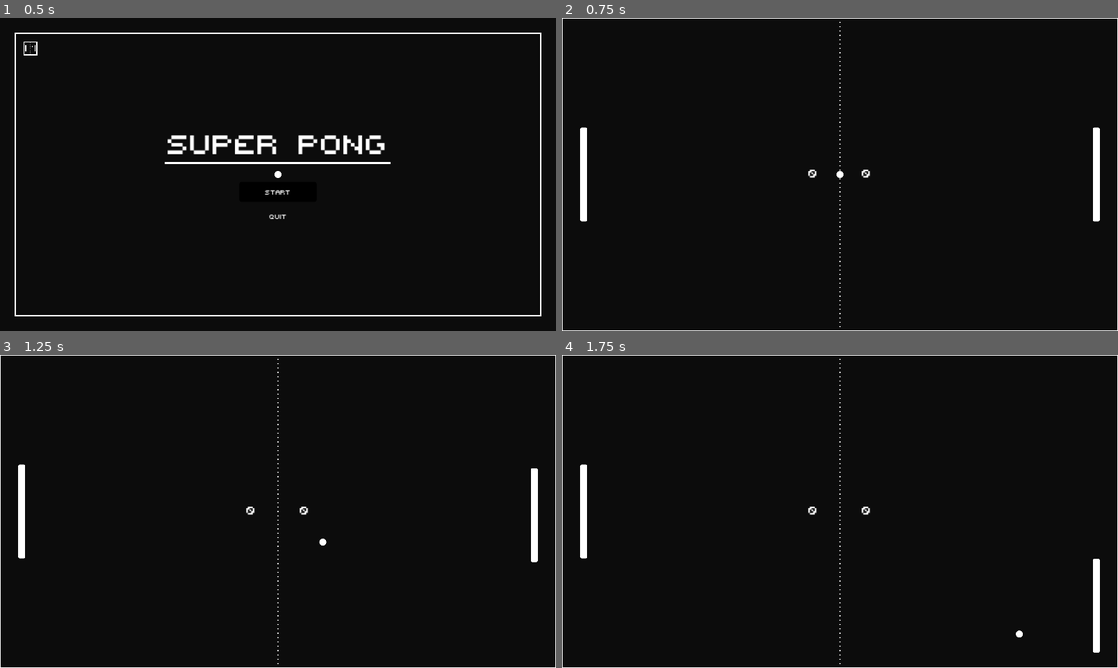
Above: before the commit, frames 1-4 (two rows, left to right).
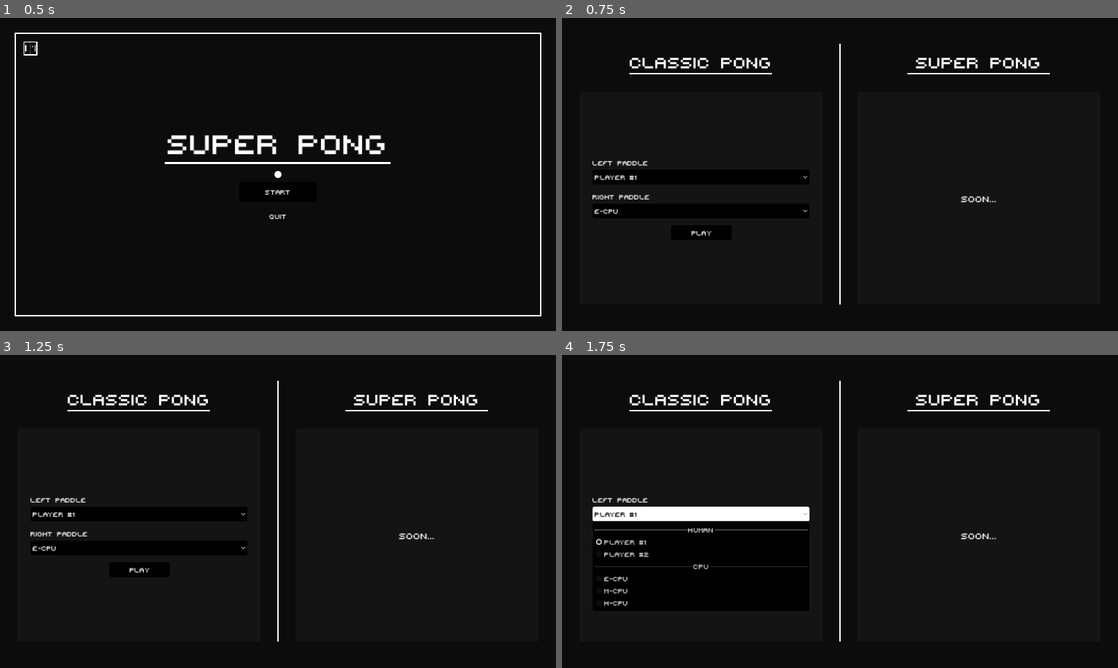
Above: after the commit, the same moments.

Repository: IamFastre/super-pong
Game: Godot game, scene res://scenes/levels/main_menu.tscn
Same seed, same stepped clock (60 frames per second), same inputs: the game is played once before the commit and once after it.
Inputs (mouse positions are in pixels of both pictures, inside the frame that each line leads up to):
- Up to frame 1 (0.5 s): no input
- Up to frame 2 (0.75 s): click "Start" at 0.5 s
- Up to frame 3 (1.25 s): no input
- Up to frame 4 (1.75 s): click (701, 514) at 1.25 s, where only the run after the commit has a clickable "Player #1"

Frame 1 is identical in both runs. In frame 2, 3.3% of the frame differs, in the area x 0-100%, y 0-100%; in frame 3, 3.3%; in frame 4, 5.3%.

Commit message:
mode selector menu

Diff:
--- a/resources/cpu_easy.tres
+++ b/resources/cpu_easy.tres
@@ -5,4 +5,6 @@
 [resource]
 script = ExtResource("1_3478u")
 name = "E-CPU"
+is_human = false
+id = 0
 difficulty = 1
--- a/scenes/levels/main_menu.tscn
+++ b/scenes/levels/main_menu.tscn
@@ -1,9 +1,9 @@
-[gd_scene load_steps=8 format=3 uid="uid://dtb3npgdaqjd0"]
+[gd_scene load_steps=8 format=3 uid="uid://bhih20nh0hw2a"]
 
 [ext_resource type="Script" path="res://scenes/levels/scripts/main_menu.gd" id="1_e3ahr"]
-[ext_resource type="FontFile" uid="uid://b5sue0dl0b1fx" path="res://assets/fonts/PIXY.ttf" id="1_h3yb7"]
 [ext_resource type="PackedScene" uid="uid://cbyt41bw88jin" path="res://scenes/ball.tscn" id="2_xjwow"]
 [ext_resource type="PackedScene" uid="uid://dvb1h8bxlrwhn" path="res://scenes/wall.tscn" id="3_77xda"]
+[ext_resource type="Theme" uid="uid://6okv6pwxtji0" path="res://ui/themes/main.tres" id="4_qoxsg"]
 [ext_resource type="PackedScene" uid="uid://d3g5bwy2mslin" path="res://ui/sp_button.tscn" id="5_8bsmr"]
 [ext_resource type="Texture2D" uid="uid://b3hxlcenmpw17" path="res://ui/assets/fullscreen.png" id="5_ui13h"]
 
@@ -53,7 +53,7 @@
 offset_bottom = 45.88
 grow_horizontal = 2
 grow_vertical = 2
-theme_override_fonts/font = ExtResource("1_h3yb7")
+theme = ExtResource("4_qoxsg")
 theme_override_font_sizes/font_size = 88
 text = "SUPER PONG"
 horizontal_alignment = 1
--- /dev/null
+++ b/scenes/levels/mode_selector.tscn
@@ -0,0 +1,231 @@
+[gd_scene load_steps=11 format=3 uid="uid://ofsvc163sub"]
+
+[ext_resource type="Script" path="res://scenes/levels/scripts/mode_selector.gd" id="1_nrs7d"]
+[ext_resource type="PackedScene" uid="uid://dltch8mu6bqjt" path="res://scenes/levels/classic_game.tscn" id="2_335go"]
+[ext_resource type="Theme" uid="uid://6okv6pwxtji0" path="res://ui/themes/main.tres" id="2_cynth"]
+[ext_resource type="Script" path="res://resources/scripts/player_info.gd" id="2_mia73"]
+[ext_resource type="Resource" uid="uid://dqeana3x1moju" path="res://resources/human_p1.tres" id="3_i2quq"]
+[ext_resource type="Resource" uid="uid://dco0lfefh4by6" path="res://resources/human_p2.tres" id="4_fq63y"]
+[ext_resource type="Resource" uid="uid://ps6ymvpsma85" path="res://resources/cpu_easy.tres" id="5_p0p7i"]
+[ext_resource type="Resource" uid="uid://dbskre3v64m5" path="res://resources/cpu_medium.tres" id="6_2yf2p"]
+[ext_resource type="Resource" uid="uid://bh6pjt4b1kjr2" path="res://resources/cpu_hard.tres" id="7_juk2u"]
+[ext_resource type="PackedScene" uid="uid://d3g5bwy2mslin" path="res://ui/sp_button.tscn" id="9_w075v"]
+
+[node name="Menu" type="Node" node_paths=PackedStringArray("classic_left_options", "classic_right_options")]
+script = ExtResource("1_nrs7d")
+classic_packed_scene = ExtResource("2_335go")
+classic_players_infos = Array[ExtResource("2_mia73")]([ExtResource("3_i2quq"), ExtResource("4_fq63y"), ExtResource("5_p0p7i"), ExtResource("6_2yf2p"), ExtResource("7_juk2u")])
+classic_left_options = NodePath("ModeSelector/Classic/Body/Content/Body/LeftOptions")
+classic_right_options = NodePath("ModeSelector/Classic/Body/Content/Body/RightOptions")
+
+[node name="ModeSelector" type="Control" parent="."]
+layout_mode = 3
+anchors_preset = 0
+offset_right = 1280.0
+offset_bottom = 720.0
+theme = ExtResource("2_cynth")
+
+[node name="Classic" type="Control" parent="ModeSelector"]
+layout_mode = 1
+anchor_left = 0.25
+anchor_top = 0.5
+anchor_right = 0.25
+anchor_bottom = 0.5
+offset_left = -320.0
+offset_top = -300.0
+offset_right = 320.0
+offset_bottom = 300.0
+
+[node name="Title" type="Label" parent="ModeSelector/Classic"]
+layout_mode = 1
+anchors_preset = -1
+anchor_left = 0.5
+anchor_top = 0.067
+anchor_right = 0.5
+anchor_bottom = 0.067
+offset_left = -164.0
+offset_top = -26.5761
+offset_right = 164.0
+offset_bottom = 26.4239
+grow_horizontal = 2
+theme_override_font_sizes/font_size = 50
+text = "Classic Pong"
+horizontal_alignment = 1
+
+[node name="Underline" type="ColorRect" parent="ModeSelector/Classic/Title"]
+layout_mode = 1
+anchors_preset = -1
+anchor_left = 0.5
+anchor_top = 1.0
+anchor_right = 0.5
+anchor_bottom = 1.0
+offset_left = -164.0
+offset_top = -2.0
+offset_right = 164.0
+offset_bottom = 2.0
+grow_horizontal = 2
+grow_vertical = 0
+
+[node name="Body" type="Panel" parent="ModeSelector/Classic"]
+layout_mode = 1
+anchors_preset = -1
+anchor_left = 0.5
+anchor_top = 0.592
+anchor_right = 0.5
+anchor_bottom = 0.592
+offset_left = -280.0
+offset_top = -245.2
+offset_right = 280.0
+offset_bottom = 244.8
+grow_horizontal = 2
+grow_vertical = 2
+
+[node name="Content" type="Control" parent="ModeSelector/Classic/Body"]
+layout_mode = 1
+anchors_preset = 8
+anchor_left = 0.5
+anchor_top = 0.5
+anchor_right = 0.5
+anchor_bottom = 0.5
+offset_left = -250.0
+offset_top = -94.0
+offset_right = 250.0
+offset_bottom = 94.0
+grow_horizontal = 2
+grow_vertical = 2
+
+[node name="Body" type="VBoxContainer" parent="ModeSelector/Classic/Body/Content"]
+layout_mode = 1
+anchors_preset = -1
+anchor_left = 0.5
+anchor_top = 0.351
+anchor_right = 0.5
+anchor_bottom = 0.351
+offset_left = -250.0
+offset_top = -65.988
+offset_right = 250.0
+offset_bottom = 66.012
+
+[node name="LeftTitle" type="Label" parent="ModeSelector/Classic/Body/Content/Body"]
+layout_mode = 2
+text = "Left Paddle"
+
+[node name="LeftOptions" type="OptionButton" parent="ModeSelector/Classic/Body/Content/Body"]
+layout_mode = 2
+size_flags_horizontal = 3
+
+[node name="EMPTY1" type="Control" parent="ModeSelector/Classic/Body/Content/Body"]
+layout_mode = 2
+
+[node name="Separator1" type="HSeparator" parent="ModeSelector/Classic/Body/Content/Body"]
+layout_mode = 2
+
+[node name="RightTitle" type="Label" parent="ModeSelector/Classic/Body/Content/Body"]
+custom_minimum_size = Vector2(175, 0)
+layout_mode = 2
+text = "Right Paddle"
+
+[node name="RightOptions" type="OptionButton" parent="ModeSelector/Classic/Body/Content/Body"]
+layout_mode = 2
+size_flags_horizontal = 3
+
+[node name="SPButton" parent="ModeSelector/Classic/Body/Content" instance=ExtResource("9_w075v")]
+layout_mode = 1
+anchors_preset = -1
+anchor_left = 0.502
+anchor_top = 0.915
+anchor_right = 0.502
+anchor_bottom = 0.915
+offset_left = -70.0
+offset_top = -16.02
+offset_right = 70.0
+offset_bottom = 15.98
+text = "Play"
+
+[node name="Separator" type="ColorRect" parent="ModeSelector"]
+layout_mode = 1
+anchors_preset = -1
+anchor_left = 0.5
+anchor_top = 0.5
+anchor_right = 0.502
+anchor_bottom = 0.5
+offset_left = -2.0
+offset_top = -300.0
+offset_right = -0.560059
+offset_bottom = 300.0
+grow_horizontal = 2
+grow_vertical = 2
+
+[node name="Super" type="Control" parent="ModeSelector"]
+layout_mode = 1
+anchor_left = 0.75
+anchor_top = 0.5
+anchor_right = 0.75
+anchor_bottom = 0.5
+offset_left = -320.0
+offset_top = -300.0
+offset_right = 320.0
+offset_bottom = 300.0
+
+[node name="Title" type="Label" parent="ModeSelector/Super"]
+layout_mode = 1
+anchors_preset = -1
+anchor_left = 0.5
+anchor_top = 0.067
+anchor_right = 0.5
+anchor_bottom = 0.067
+offset_left = -164.0
+offset_top = -26.5761
+offset_right = 164.0
+offset_bottom = 26.4239
+grow_horizontal = 2
+theme_override_font_sizes/font_size = 50
+text = "Super Pong"
+horizontal_alignment = 1
+
+[node name="Underline" type="ColorRect" parent="ModeSelector/Super/Title"]
+layout_mode = 1
+anchors_preset = -1
+anchor_left = 0.5
+anchor_top = 1.0
+anchor_right = 0.5
+anchor_bottom = 1.0
+offset_left = -164.0
+offset_top = -2.0
+offset_right = 164.0
+offset_bottom = 2.0
+grow_horizontal = 2
+grow_vertical = 0
+
+[node name="Body" type="Panel" parent="ModeSelector/Super"]
+layout_mode = 1
+anchors_preset = -1
+anchor_left = 0.5
+anchor_top = 0.592
+anchor_right = 0.5
+anchor_bottom = 0.592
+offset_left = -280.0
+offset_top = -245.2
+offset_right = 280.0
+offset_bottom = 244.8
+grow_horizontal = 2
+grow_vertical = 2
+
+[node name="SoonText" type="Label" parent="ModeSelector/Super/Body"]
+layout_mode = 1
+anchors_preset = 8
+anchor_left = 0.5
+anchor_top = 0.5
+anchor_right = 0.5
+anchor_bottom = 0.5
+offset_left = -41.0
+offset_top = -15.0
+offset_right = 41.0
+offset_bottom = 15.0
+grow_horizontal = 2
+grow_vertical = 2
+theme_override_font_sizes/font_size = 28
+text = "SOON..."
+horizontal_alignment = 1
+
+[connection signal="pressed" from="ModeSelector/Classic/Body/Content/SPButton" to="." method="_on_play_pressed"]
--- a/scenes/levels/scripts/main_menu.gd
+++ b/scenes/levels/scripts/main_menu.gd
@@ -12,7 +12,7 @@
 		expand_button.icon = expand_icon_on
 
 func _on_start_pressed() -> void:
-	SceneManager.switch(SceneManager.Scene.ClassicGame)
+	SceneManager.switch(SceneManager.Scene.ModeSelector)
 
 func _on_quit_pressed() -> void:
 	Game.quit()
--- /dev/null
+++ b/scenes/levels/scripts/mode_selector.gd
@@ -0,0 +1,48 @@
+extends Node
+
+@export_group("Classic", "classic_")
+@export var classic_packed_scene:PackedScene
+@export var classic_players_infos:Array[PlayerInfo] = []
+@export var classic_left_options: OptionButton
+@export var classic_right_options: OptionButton
+
+@onready var players_options := classic_players_infos
+
+#=====================================================================#
+
+func add_separator(label:String) -> void:
+	classic_left_options.add_separator(label)
+	classic_right_options.add_separator(label)
+
+func add_item(label:String) -> void:
+	classic_left_options.add_item(label)
+	classic_right_options.add_item(label)
+
+func get_selected(button:OptionButton) -> PlayerInfo:
+	var text := button.get_item_text(button.selected)
+	return players_options.filter(func(info:PlayerInfo): return info.name == text)[0]
+
+#=====================================================================#
+
+func _on_play_pressed() -> void:
+	var game := classic_packed_scene.instantiate() as GameManagerNode
+	game.left_info = get_selected(classic_left_options)
+	game.right_info = get_selected(classic_right_options)
+	SceneManager.switch_to_node(game)
+
+#=====================================================================#
+
+func _ready() -> void:
+	var options_len := len(players_options)
+	for i in range(options_len):
+		var option := players_options[i]
+
+		# Rule #1 of control flow: don't trust and/or precedence
+		if (i == 0 and option.is_human) or (option.is_human and not players_options[i-1].is_human):
+			add_separator("Human")
+		elif (i == 0 and not option.is_human) or (not option.is_human and players_options[i-1].is_human):
+			add_separator("CPU")
+		add_item(option.name)
+
+	classic_left_options.select(1)
+	classic_right_options.select(options_len - 1)
--- a/scenes/scripts/ball.gd
+++ b/scenes/scripts/ball.gd
@@ -9,7 +9,7 @@
 	get: return speed_multiplier
 	set(value): speed_multiplier = clampf(value, speed_min, speed_max)
 @export var speed_hit_interval:int = 2
-@export var speed_step:float = 25
+@export var speed_acceleration_step:float = 25
 
 @onready var wait_timer:Timer = $WaitTime
 
@@ -35,7 +35,7 @@
 	if collider is PaddleNode:
 		hit_count += 1
 		if hit_count % speed_hit_interval == 0:
-			speed_multiplier += speed_step
+			speed_multiplier += speed_acceleration_step
 
 		var paddle := collider as PaddleNode
 		var rot_dir:float = 1 if direction.x == 0.0 else direction.x / abs(direction.x)
--- a/scripts/scene_manager.gd
+++ b/scripts/scene_manager.gd
@@ -2,32 +2,39 @@
 
 enum Scene {
 	MainMenu,
+	ModeSelector,
 	ClassicGame,
 	# SuperPong,
 }
 
-const MAIN_MENU:PackedScene    = preload("res://scenes/levels/main_menu.tscn")
-const CLASSIC_GAME:PackedScene = preload("res://scenes/levels/classic_game.tscn")
+const MAIN_MENU:PackedScene     = preload("res://scenes/levels/main_menu.tscn")
+const MODE_SELECTOR:PackedScene = preload("res://scenes/levels/mode_selector.tscn")
+const CLASSIC_GAME:PackedScene  = preload("res://scenes/levels/classic_game.tscn")
 
 var current:Node
+var history:Array[Scene] = []
 
 func switch(scene:Scene) -> void:
-	call_deferred("_deferred_switch", scene)
+	var s:PackedScene
+
+	match scene:
+		Scene.MainMenu:     s = MAIN_MENU
+		Scene.ModeSelector: s = MODE_SELECTOR
+		Scene.ClassicGame:  s = CLASSIC_GAME
+		_: assert(false, "Unknown scene id")
+
+	call_deferred("_deferred_switch_to_node", s.instantiate())
+	history.append(scene)
+
+func switch_to_node(scene:Node) -> void:
+	call_deferred("_deferred_switch_to_node", scene)
 
 #=====================================================================#
 
-func _deferred_switch(scene:Scene) -> void:
+func _deferred_switch_to_node(scene:Node) -> void:
 	if current:
 		current.free()
-
-	var s:PackedScene
-
-	match scene:
-		Scene.MainMenu:    s = MAIN_MENU
-		Scene.ClassicGame: s = CLASSIC_GAME
-		_: assert(false, "Unknown scene id")
-
-	current = s.instantiate()
+	current = scene
 
 	get_tree().root.add_child(current)
 	get_tree().current_scene = current
@@ -37,3 +44,4 @@
 func _ready() -> void:
 	var root = get_tree().root
 	current = root.get_child(root.get_child_count() - 1)
+	history.append(Scene.MainMenu)
--- a/ui/themes/main.tres
+++ b/ui/themes/main.tres
@@ -59,6 +59,20 @@
 corner_radius_bottom_right = 5
 corner_radius_bottom_left = 5
 
+[sub_resource type="StyleBoxFlat" id="StyleBoxFlat_j32b6"]
+bg_color = Color(0.0784314, 0.0784314, 0.0784314, 1)
+
+[sub_resource type="StyleBoxFlat" id="StyleBoxFlat_t6jlw"]
+content_margin_left = 5.0
+content_margin_top = 5.0
+content_margin_right = 5.0
+content_margin_bottom = 5.0
+bg_color = Color(0, 0, 0, 1)
+corner_radius_top_left = 5
+corner_radius_top_right = 5
+corner_radius_bottom_right = 5
+corner_radius_bottom_left = 5
+
 [resource]
 default_font = ExtResource("1_ws8su")
 default_font_size = 20
@@ -74,3 +88,5 @@
 Button/styles/hover_pressed = SubResource("StyleBoxFlat_vhih7")
 Button/styles/normal = SubResource("StyleBoxFlat_j3sap")
 Button/styles/pressed = SubResource("StyleBoxFlat_vhih7")
+Panel/styles/panel = SubResource("StyleBoxFlat_j32b6")
+PopupMenu/styles/panel = SubResource("StyleBoxFlat_t6jlw")
Not shown: 1 places in ui/themes/main.tres that only renumber resources
